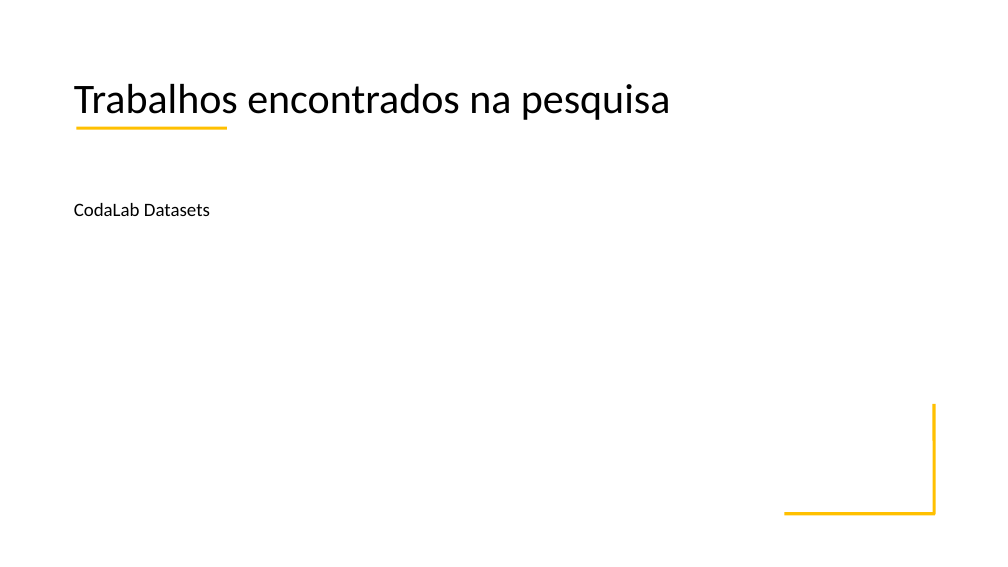
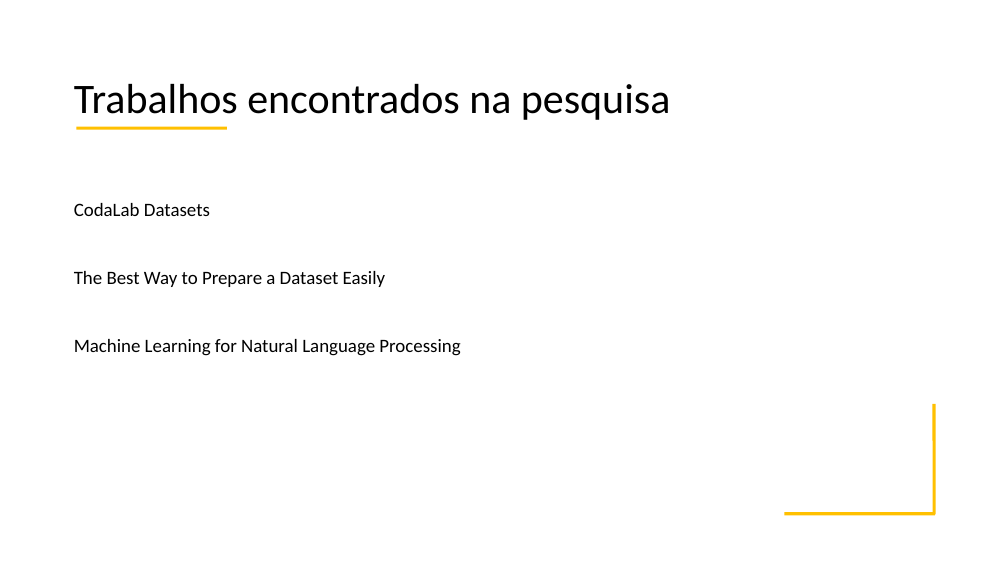
Before and after one commit to MiguelSimoes35/FEUP-IART, a slide deck: slide 3 of Proj2/docs/pp_checkpoint.odp. Drawn at 1008x567 pixels with LibreOffice and Linux fonts; fonts in the diff are those of the drawing. Boxes give left, top, right and bottom in pixels: in the first picture for what was removed or moved away, otherwise in the second. Text is boxed around its words. In the diff, an @@ line names an element or a change of style, - is before the commit and + after.

```diff
--- a/Proj2/docs/pp_checkpoint.odp
+++ b/Proj2/docs/pp_checkpoint.odp
@@ text at [74, 271, 460, 356]: paragraphs added @@
+The Best Way to Prepare a Dataset Easily
+Machine Learning for Natural Language Processing
```
Also in this commit, not shown: 2 other slides changed.
